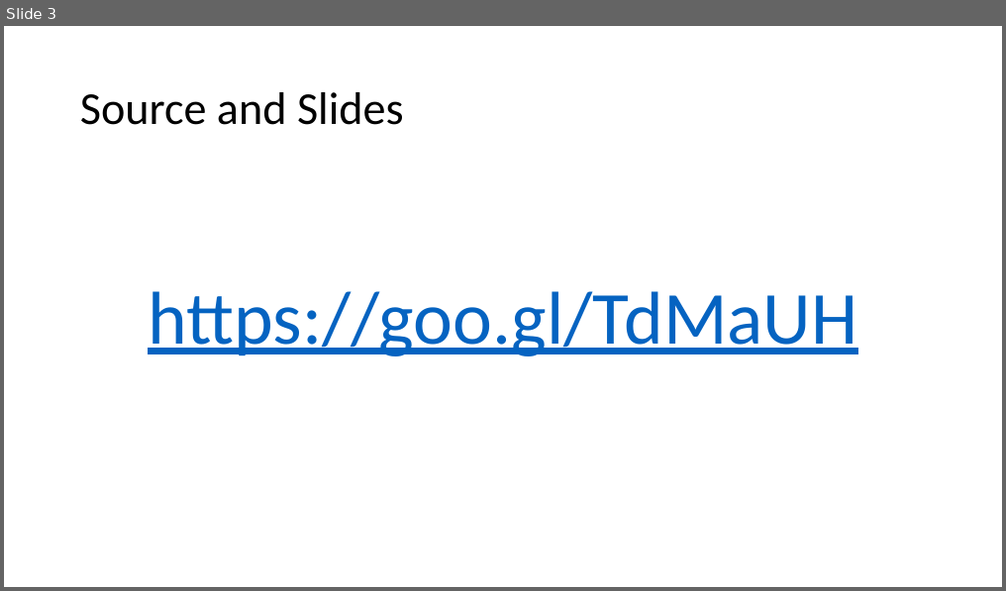
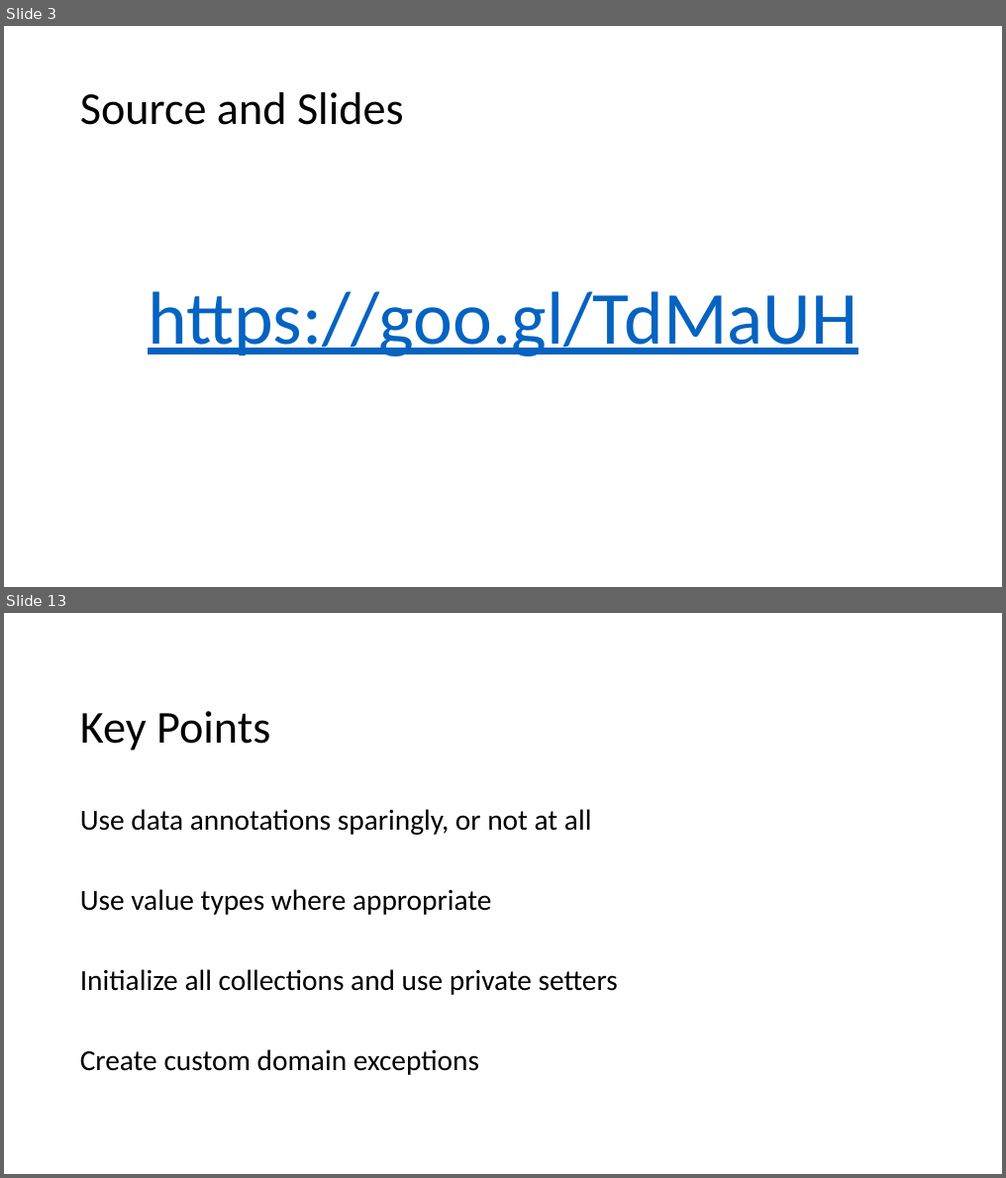
Before and after one commit to EnterpriseProductsLP/tag-tech-spikes, a slide deck: src/end-to-end-example/Presentation/Clean Architecture with .Net Core.pptx. Shown one above the other, each under a label of ours: slide 3 before the commit, slides 3 and 13 after it; the slides between them are not shown. The pictures are 1006x591 and 1006x1178 pixels, drawn with LibreOffice and Linux fonts; fonts in the diff are those of the drawing. Boxes give left, top, right and bottom in pixels: in the first picture for what was removed or moved away, otherwise in the second. Text is boxed around its words. In the diff, an @@ line names an element or a change of style, - is before the commit and + after.

```diff
--- a/src/end-to-end-example/Presentation/Clean Architecture with .Net Core.pptx
+++ b/src/end-to-end-example/Presentation/Clean Architecture with .Net Core.pptx
@@ slide 13 added at box(4, 613, 1002, 1174), background #FFFFFF @@
@@ title added at box(80, 711, 270, 751), 44 pt, text #000000 @@
+Key Points
@@ text added at box(80, 809, 618, 1075), 28 pt, text #000000 @@
+Use data annotations sparingly, or not at all
+Use value types where appropriate
+Initialize all collections and use private setters
+Create custom domain exceptions
```
Also in this commit, not shown: 2 slides changed, 7 other slides added, 22 other files.
